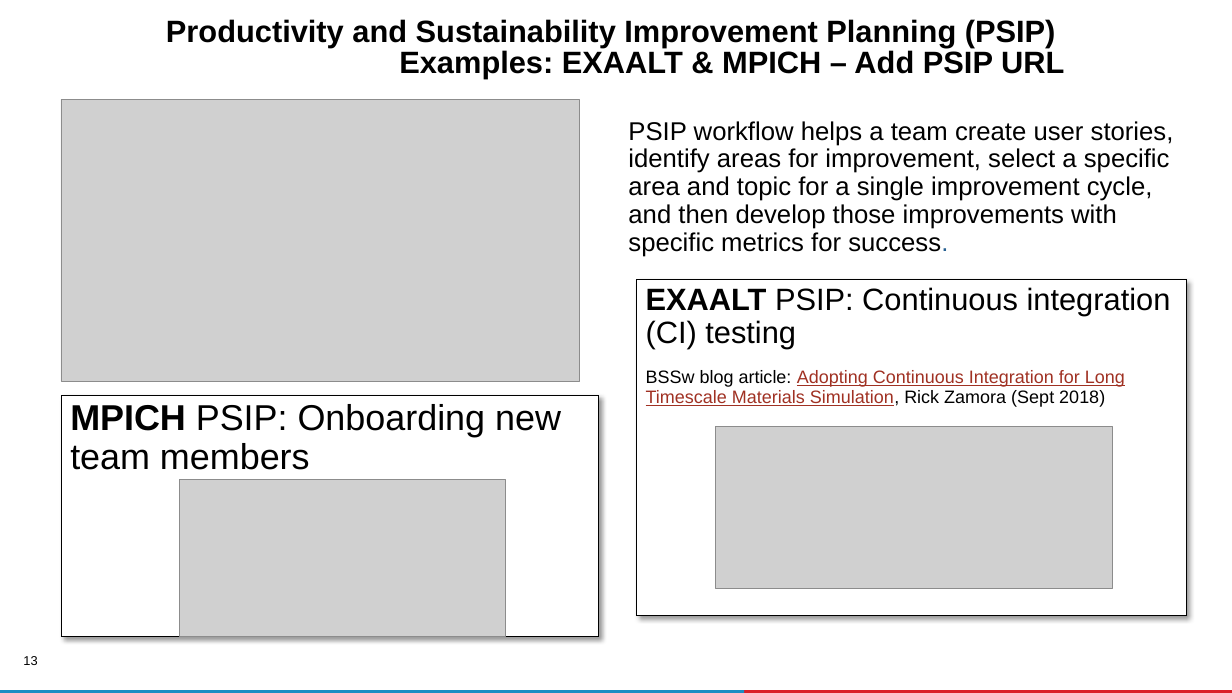
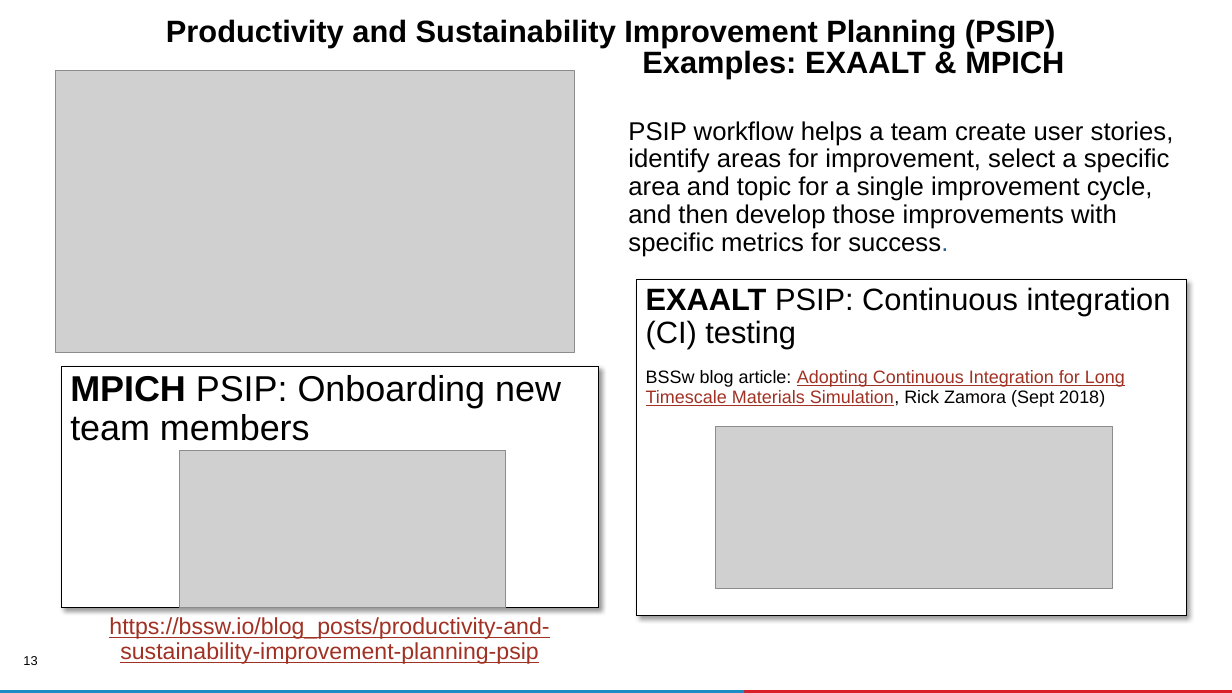
Before and after one commit to betterscientificsoftware/bssw-tutorial, a slide deck: slide 13 of presentations/06-agile-redux.pptx. Drawn at 1232x693 pixels with LibreOffice and Linux fonts; fonts in the diff are those of the drawing; grey boxes stand for pictures; background and template pictures are left out. Boxes give left, top, right and bottom in pixels: in the first picture for what was removed or moved away, otherwise in the second. Text is boxed around its words. In the diff, an @@ line names an element or a change of style, - is before the commit and + after.

Commit message:
added PSIP link, removed redundant bullet

```diff
--- a/presentations/06-agile-redux.pptx
+++ b/presentations/06-agile-redux.pptx
@@ title at [166,19,1064,79]: text changed @@
-Productivity and Sustainability Improvement Planning (PSIP)
-Examples: EXAALT & MPICH – Add PSIP URL
+Productivity and Sustainability Improvement Planning (PSIP)
+Examples: EXAALT & MPICH
@@ picture: place and size @@
-picture at [61,99,579,381]
+picture at [56,70,575,352]
@@ text "MPICH PSIP: Onboarding new team ...": place and size @@
-text "MPICH PSIP: Onboarding new team ..." at [61,396,598,637]
+text "MPICH PSIP: Onboarding new team ..." at [61,366,598,607]
@@ picture: place and size @@
-picture at [179,480,506,637]
+picture at [179,450,506,607]
@@ text added at [109,617,549,664], 18 pt, text #A03123, underline @@
+https://bssw.io/blog_posts/productivity-and-sustainability-improvement-planning-psip
```
